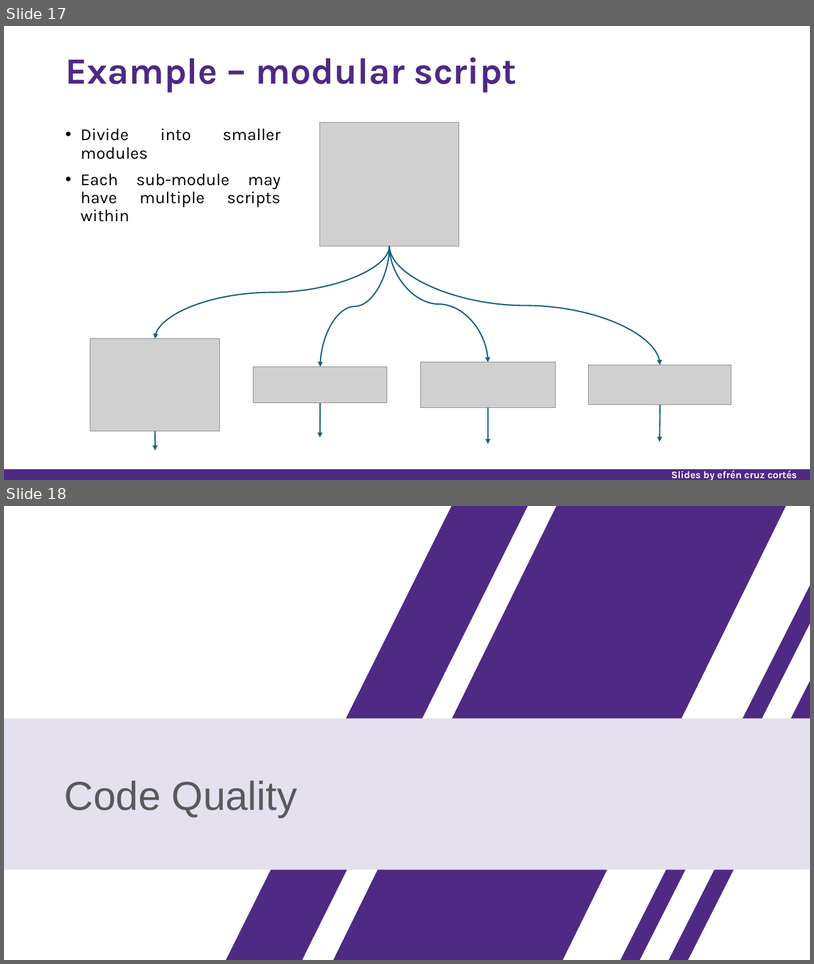
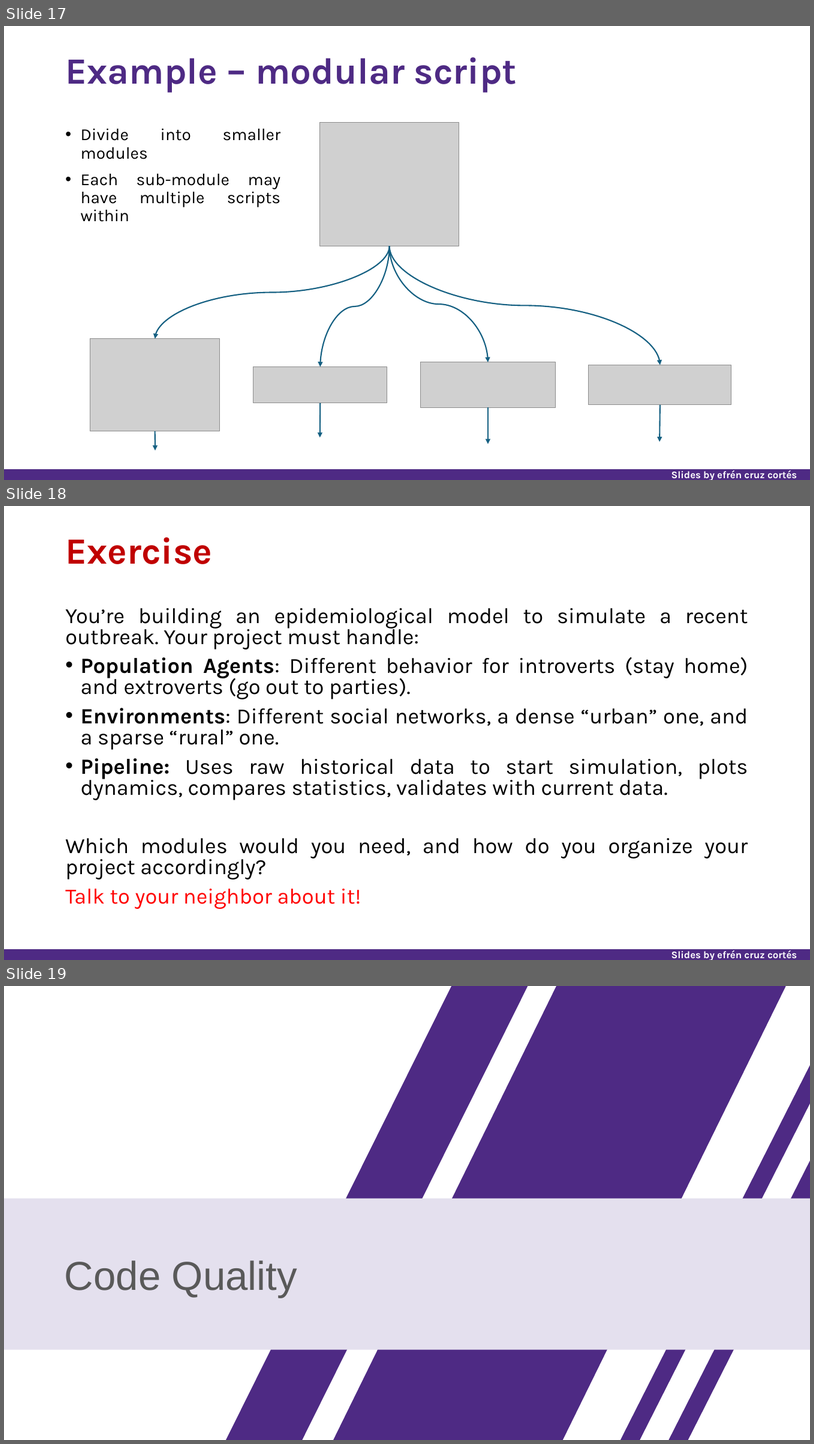
Before and after one commit to nuitrcs/researchers_guide_to_code_organization, a slide deck: researchers_guide_to_code_organization_day_2.pptx. Shown one above the other, each under a label of ours: slides 17 and 18 before the commit, slides 17, 18 and 19 after it. The pictures are 814x964 and 814x1444 pixels, drawn with LibreOffice and Linux fonts; fonts in the diff are those of the drawing; grey boxes stand for pictures. Boxes give left, top, right and bottom in pixels: in the first picture for what was removed or moved away, otherwise in the second. Text is boxed around its words. In the diff, an @@ line names an element or a change of style, - is before the commit and + after.

Commit message:
added exercises to slides

```diff
--- a/researchers_guide_to_code_organization_day_2.pptx
+++ b/researchers_guide_to_code_organization_day_2.pptx
@@ slide 18 added at box(4, 506, 810, 960), background #FFFFFF; not listed: 2 template elements that a slide beside it also shows @@
@@ title added at box(65, 537, 212, 564), 44 pt, text #C00000, bold @@
+Exercise
@@ text added at box(65, 608, 749, 909), 25.9 pt, text #000000 @@
+You’re building an epidemiological model to simulate a recent outbreak. Your project must handle:
+• Population Agents: Different behavior for introverts (stay home) and extroverts (go out to parties).
+• Environments: Different social networks, a dense “urban” one, and a sparse “rural” one.
+• Pipeline: Uses raw historical data to start simulation, plots dynamics, compares statistics, validates with current data.
+Which modules would you need, and how do you organize your project accordingly?
+Talk to your neighbor about it!
@@ what was slide 18 is now slide 19 @@
```
Also in this commit, not shown: 1 slide changed, 10 other slides added, 2 other files.
